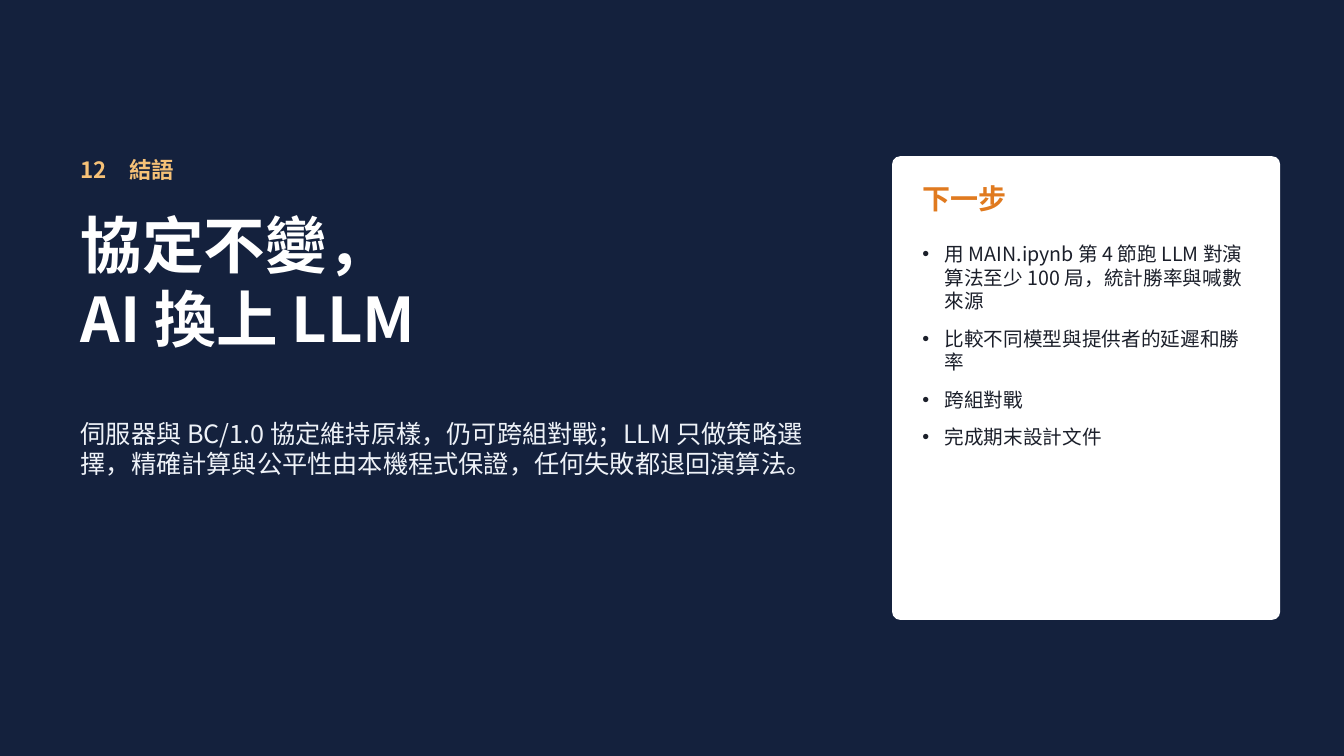
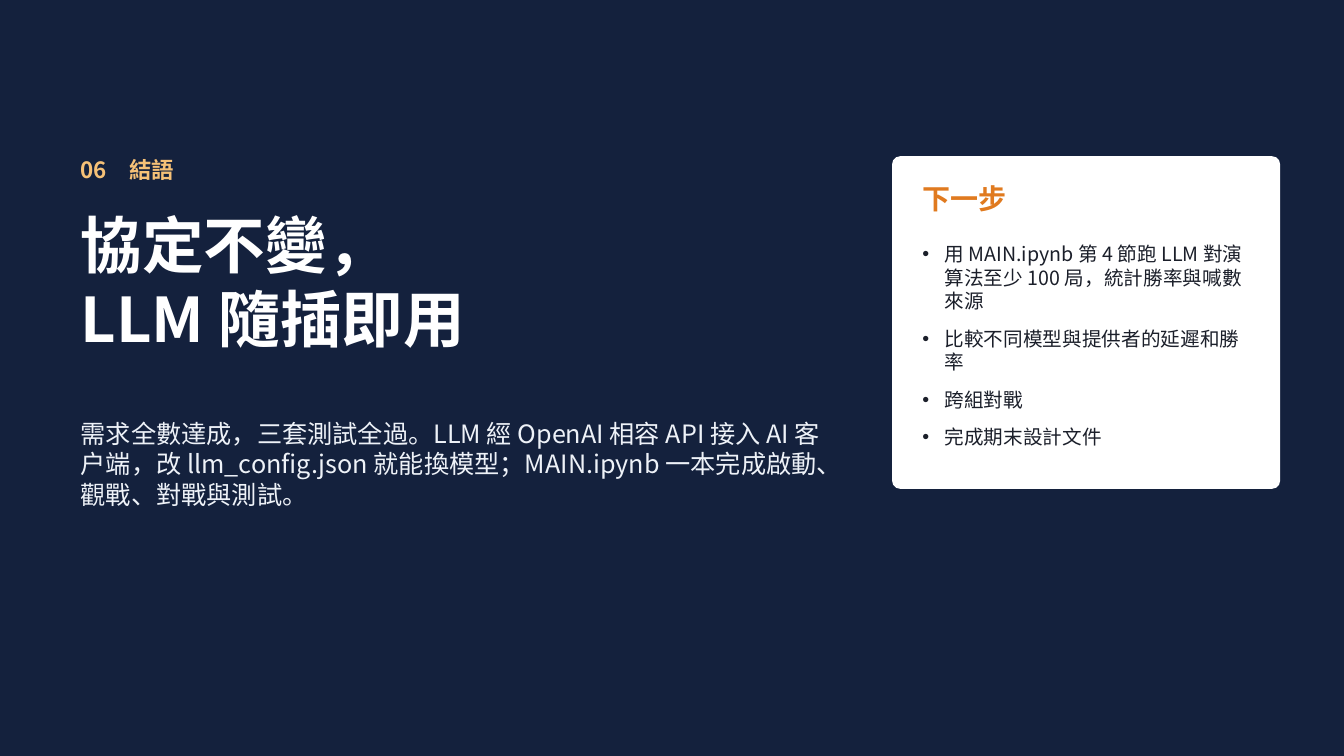
Before and after one commit to TAIWAN-ET/web_application2026_project, a slide deck: slide 9 of slides/期末架構簡報.pptx (slide 16 before the commit). Drawn at 1344x756 pixels with LibreOffice and Linux fonts; fonts in the diff are those of the drawing. Boxes give left, top, right and bottom in pixels: in the first picture for what was removed or moved away, otherwise in the second. Text is boxed around its words. In the diff, an @@ line names an element or a change of style, - is before the commit and + after.

```diff
--- a/slides/期末架構簡報.pptx
+++ b/slides/期末架構簡報.pptx
@@ text at <box>81,156,174,184</box>: text changed @@
-12 結語
+06 結語
@@ rounded rectangle: place and size @@
-rounded rectangle at <box>892,156,1280,620</box>
+rounded rectangle at <box>892,156,1280,489</box>
@@ rounded rectangle at <box>892,156,1280,489</box>: proportions changed @@
@@ title at <box>81,289,465,348</box>: text changed @@
-AI 換上 LLM
+LLM 隨插即用
@@ text at <box>81,421,842,506</box>: text changed @@
-伺服器與 BC/1.0 協定維持原樣，仍可跨組對戰；LLM 只做策略選擇，精確計算與公平性由本機程式保證，任何失敗都退回演算法。
+需求全數達成，三套測試全過。LLM 經 OpenAI 相容 API 接入 AI 客戶端，改 llm_config.json 就能換模型；MAIN.ipynb 一本完成啟動、觀戰、對戰與測試。
```
Also in this commit, not shown: 5 other slides changed, 2 slides added, 9 slides removed, 2 other files.
